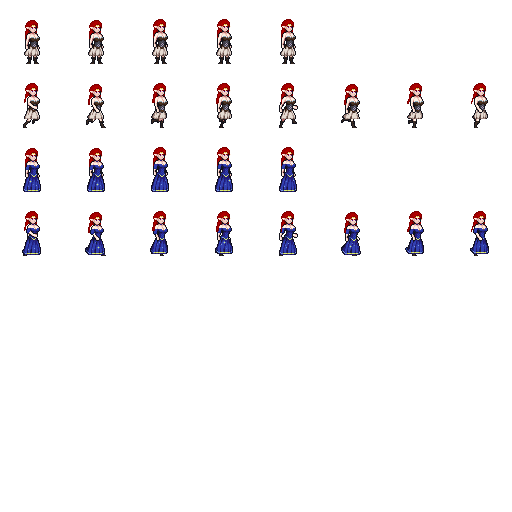
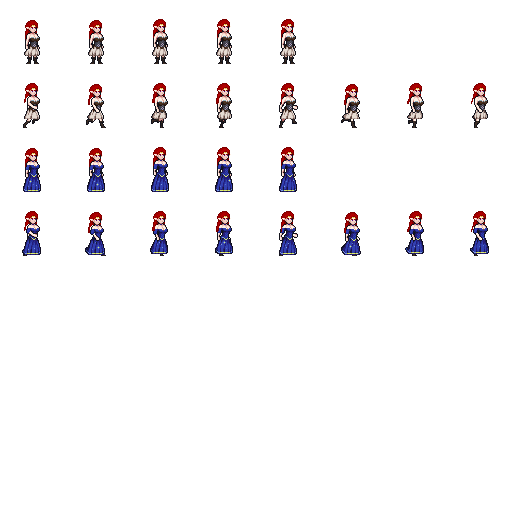
The second 512 × 512 image is a revision of the first. Changes to its layers:
painted on "GairEars copy" over [29, 23, 478, 220]
